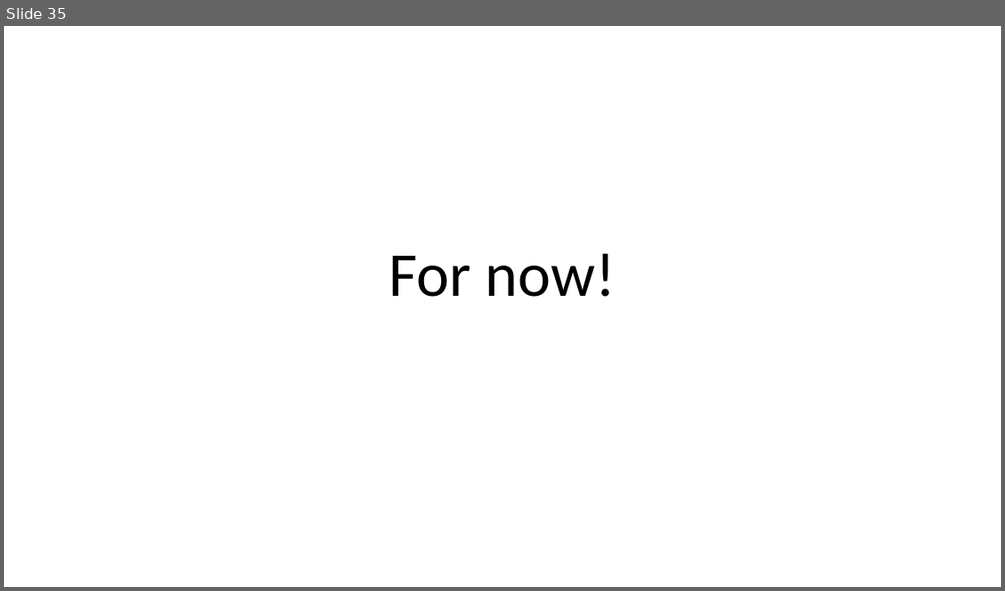
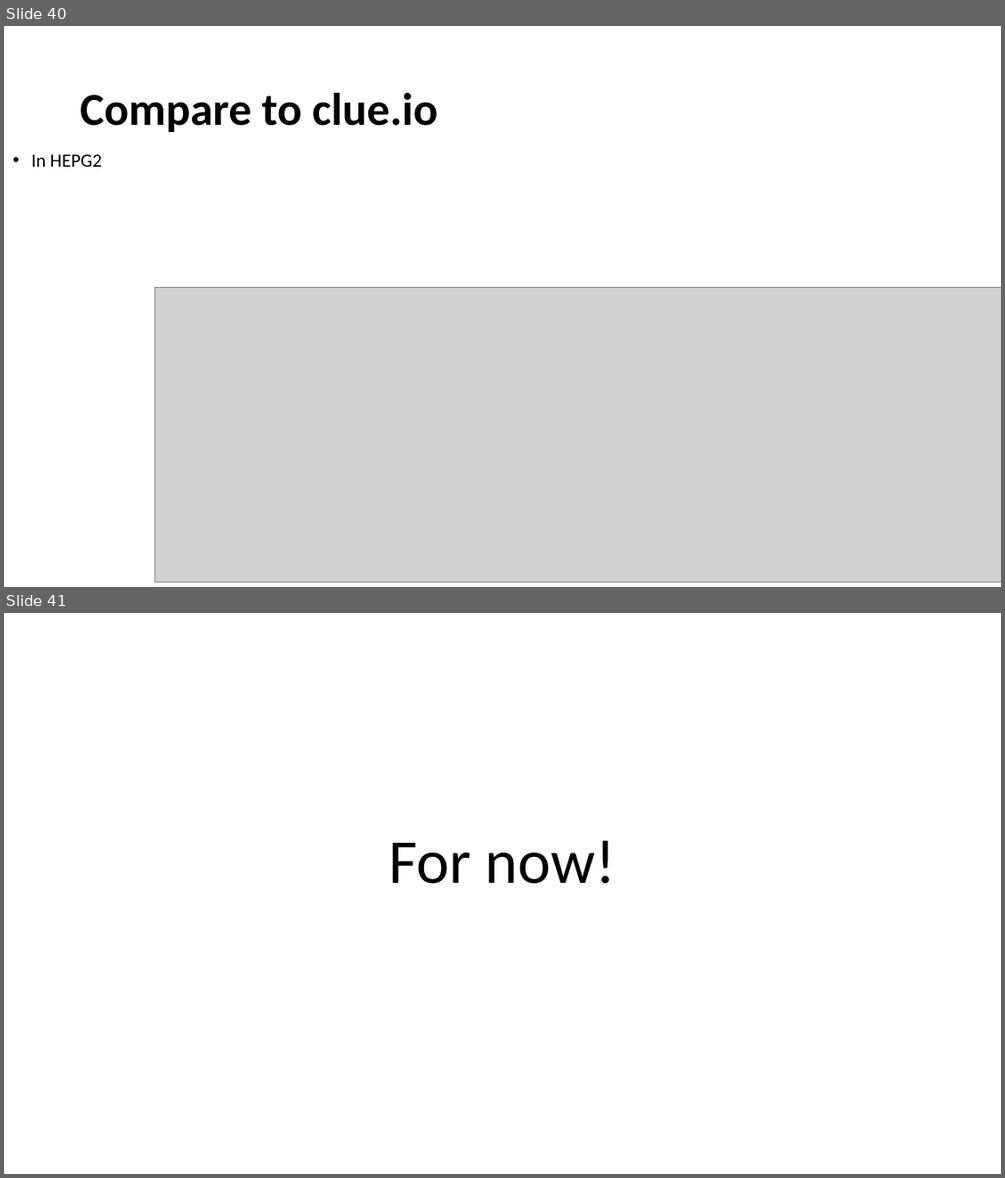
Before and after one commit to RuslanAlali/cMAp_Terzi, a slide deck: cMAP_stats.pptx. Shown one above the other, each under a label of ours: slide 35 before the commit, slides 40 and 41 after it. The pictures are 1005x591 and 1005x1178 pixels, drawn with LibreOffice and Linux fonts; fonts in the diff are those of the drawing; grey boxes stand for pictures. Boxes give left, top, right and bottom in pixels: in the first picture for what was removed or moved away, otherwise in the second. Text is boxed around its words. In the diff, an @@ line names an element or a change of style, - is before the commit and + after.

```diff
--- a/cMAP_stats.pptx
+++ b/cMAP_stats.pptx
@@ slide 40 added at (4,26,1001,587), background #FFFFFF @@
@@ title added at (80,93,437,132), 44 pt, text #000000, bold @@
+Compare to clue.io
@@ text added at (32,154,102,167), 18 pt, text #000000 @@
+• In HEPG2
@@ picture added at (155,288,1001,582) @@
@@ what was slide 35 is now slide 41 @@
```
Also in this commit, not shown: 2 slides changed, 5 other slides added, 1 other file.
